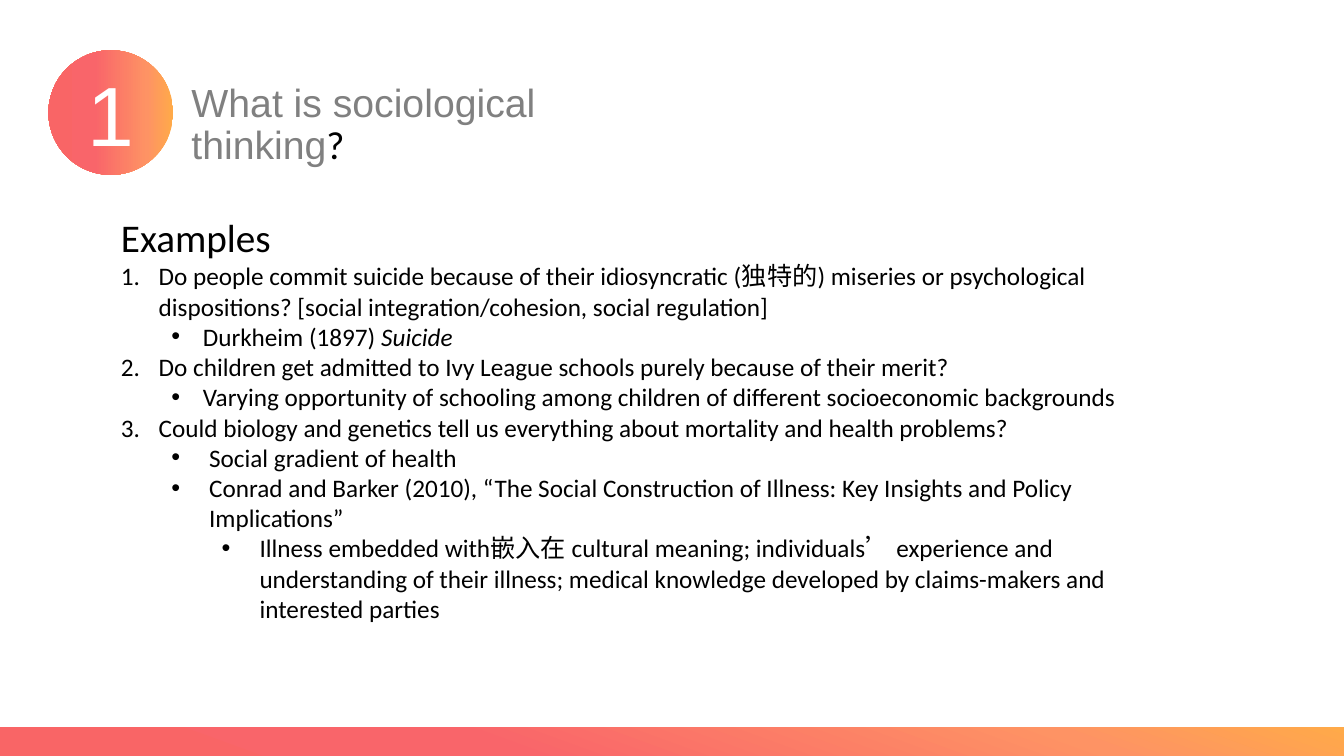
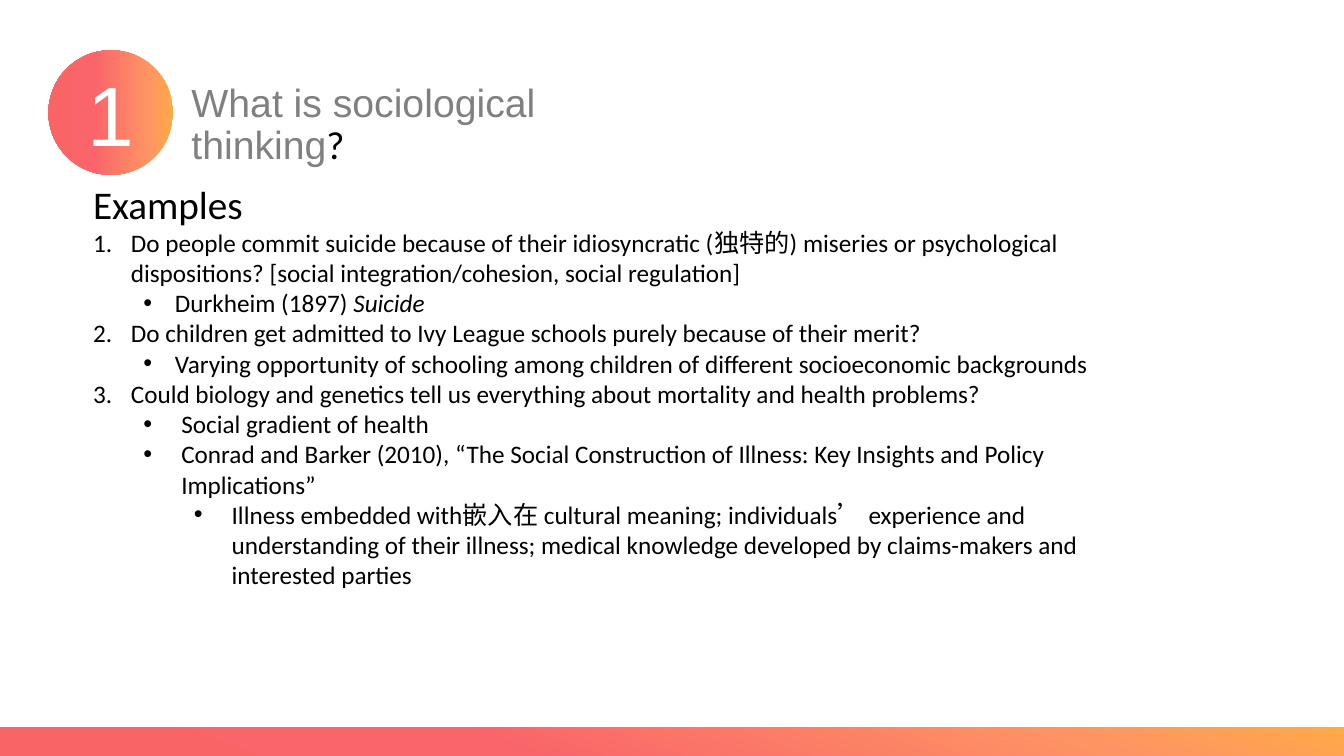
Before and after one commit to XueWenSYan/Intro_to_sociology, a slide deck: slide 5 of Meetings 1 & 2.pptx. Drawn at 1344x756 pixels with LibreOffice and Linux fonts; fonts in the diff are those of the drawing. Boxes give left, top, right and bottom in pixels: in the first picture for what was removed or moved away, otherwise in the second. Text is boxed around its words. In the diff, an @@ line names an element or a change of style, - is before the commit and + after.

```diff
--- a/Meetings 1 & 2.pptx
+++ b/Meetings 1 & 2.pptx
@@ text "Examples": place and size @@
-text "Examples" at <box>121,224,1114,622</box>
+text "Examples" at <box>93,191,1087,588</box>
```
Also in this commit, not shown: 1 other slide changed, 2 other files.
